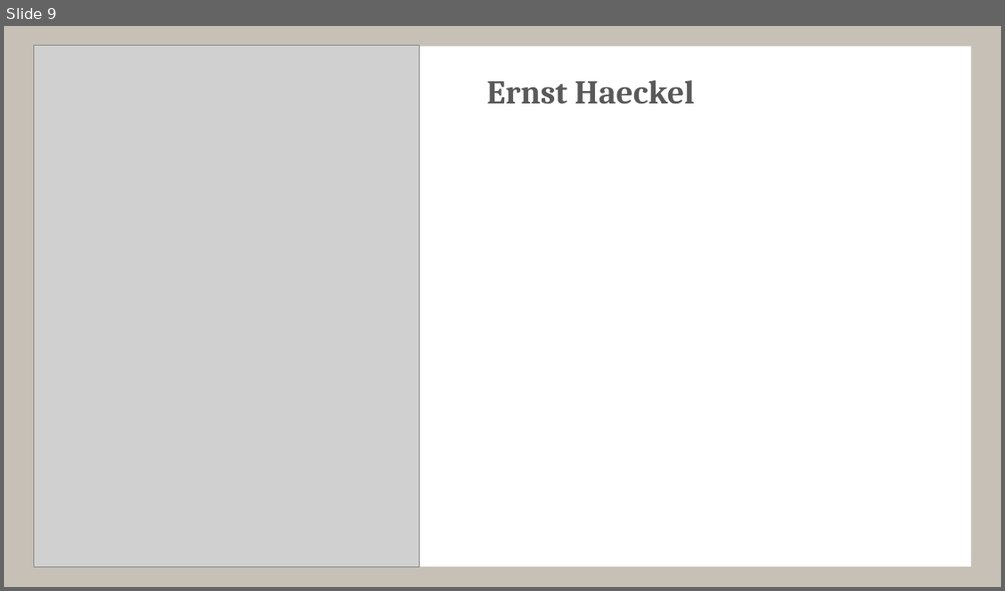
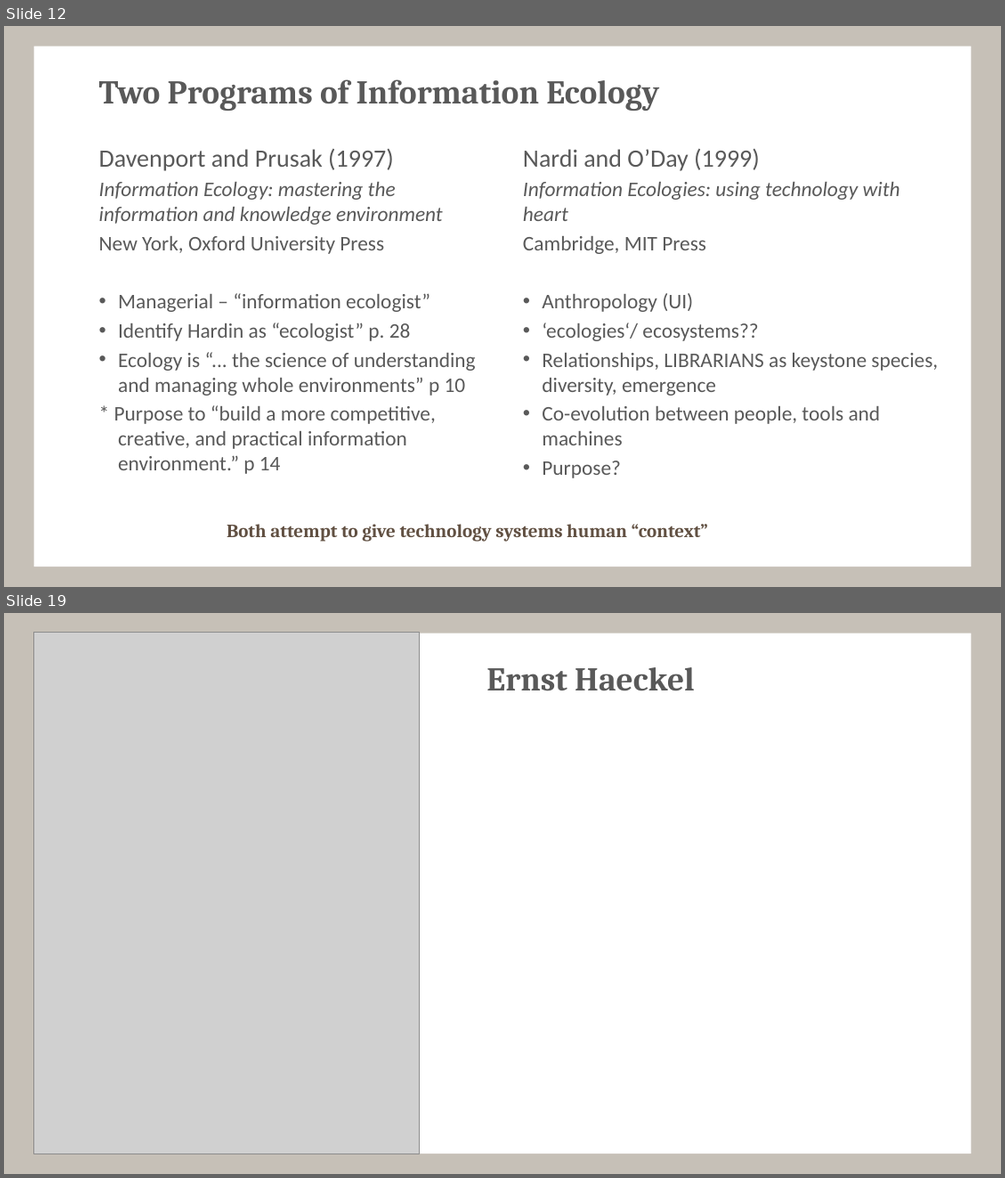
Before and after one commit to tsuomela/Information-Ecosystems-and-Ecologies, a slide deck: figures/2016_AAG_InfoEcosystem.pptx. Shown one above the other, each under a label of ours: slide 9 before the commit, slides 12 and 19 after it; the slides between them are not shown. The pictures are 1005x591 and 1005x1178 pixels, drawn with LibreOffice and Linux fonts; fonts in the diff are those of the drawing; grey boxes stand for pictures. Boxes give left, top, right and bottom in pixels: in the first picture for what was removed or moved away, otherwise in the second. Text is boxed around its words. In the diff, an @@ line names an element or a change of style, - is before the commit and + after.

```diff
--- a/figures/2016_AAG_InfoEcosystem.pptx
+++ b/figures/2016_AAG_InfoEcosystem.pptx
@@ slide 12 added at bbox=[4, 26, 1001, 587], background #C6C0B7; not listed: 1 template element that a slide beside it also shows @@
@@ title added at bbox=[99, 79, 659, 111], 32 pt, text #595959, bold @@
+Two Programs of Information Ecology
@@ text added at bbox=[99, 149, 476, 474], 20 pt, text #595959 @@
+Davenport and Prusak (1997)
+Information Ecology: mastering the information and knowledge environment
+New York, Oxford University Press
+• Managerial – “information ecologist”
+• Identify Hardin as “ecologist” p. 28
+• Ecology is “... the science of understanding and managing whole environments” p 10
+* Purpose to “build a more competitive, creative, and practical information environment.” p 14
@@ text added at bbox=[523, 149, 938, 478], 20 pt, text #595959 @@
+Nardi and O’Day (1999)
+Information Ecologies: using technology with heart
+Cambridge, MIT Press
+• Anthropology (UI)
+• ‘ecologies‘/ ecosystems??
+• Relationships, LIBRARIANS as keystone species, diversity, emergence
+• Co-evolution between people, tools and machines
+• Purpose?
@@ text added at bbox=[226, 524, 708, 541], 18 pt, text #615042, bold @@
+Both attempt to give technology systems human “context”
@@ what was slide 9 is now slide 19 @@
```
Also in this commit, not shown: 2 slides changed, 11 other slides added, 5 slides removed, 1 other file.
